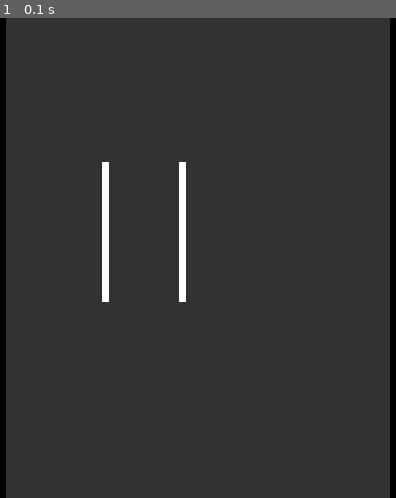
Above: before the commit, frame 1.
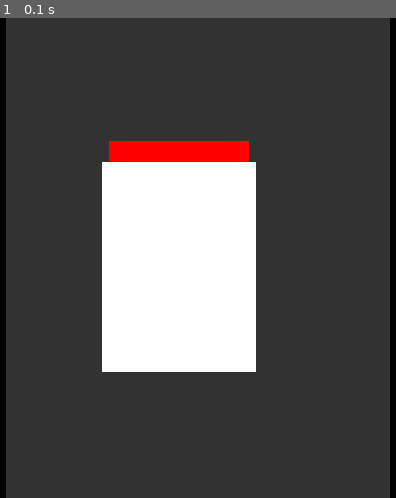
Above: after the commit, the same moment.

Repository: ArthyDeveloper/PyTris
Game: pygame game, started from main.py
The game is run twice, just before and just after one commit, with the same random seed, the same clock (stepped at 60 frames per second) and the same inputs.
Inputs:
- Up to frame 1 (0.1 s): no input

The runs differ from the first frame. In frame 1, 18% of the frame differs, in the area x 25-65%, y 25-74%.

Commit message:
Generating Columns and Rows, barriers and Phantom Zone.

Diff:
--- /dev/null
+++ b/game/logics.py
@@ -0,0 +1,21 @@
+# Generate Grid
+def generateGrid(cols: int, rows: int, phantom_rows: int):
+  grid = []
+  default_grid_block = [False, "white"]
+  phantom_grid_block = [False, "red"]
+
+  # Generating Phantom Rows
+  for _ in range(phantom_rows):
+    row = []
+    for _ in range(cols):
+      row.append(phantom_grid_block)
+    grid.append(row)
+
+  # Generating Normal Rows
+  for _ in range(rows):
+    row = []
+    for _ in range(cols):
+      row.append(default_grid_block)
+    grid.append(row)
+
+  return grid
--- a/game/pygame.py
+++ b/game/pygame.py
@@ -3,6 +3,9 @@
   start_screen_height,
   game_clock,
   background_color
+)
+from game.logics import (
+  generateGrid
 )
 import pygame, math, sys
 
@@ -13,16 +16,6 @@
   # Operations
   def scale(num):
     return int(min(game_surface_width, game_surface_height) * num)
-
-  def generateGrid(cols, rows):
-    out = []
-    for _ in range(rows):
-      row = []
-      for _ in range(cols):
-        row.append([False, "white"])
-      out.append(row)
-
-    return out
 
   # Screen and surfaces set up
   screen = pygame.display.set_mode((start_screen_width, start_screen_height), pygame.RESIZABLE)
@@ -35,6 +28,10 @@
 
   # Grid - Standard = 10 Cols, 20 Rows
   block_size = scale(0.02)
+  cols = 20
+  rows = 30
+  phantom_rows = 3
+  grid = generateGrid(cols, rows, phantom_rows)
 
   while True:
     # Variables
@@ -51,13 +48,19 @@
     game_surface = pygame.transform.scale(game_surface, (screen_width*0.8, screen_height))
 
     # Testing Grid
+    for row_idx, row in enumerate(grid):
+      for col_idx, col in enumerate(row):
+        x = int((game_surface_width * 0.25) + col_idx * block_size + block_size)
+        y = int(game_surface_height * 0.3 - phantom_rows * block_size) + (row_idx * block_size)
+        pygame.draw.rect(game_surface, col[1], pygame.Rect(x, y, block_size, block_size))
 
-    for i in range(20):
+    # Grid Barrier
+    for i in range(rows):
       x = int(game_surface_width * 0.25)
       y = int(game_surface_height * 0.3) + (i * block_size)
 
       pygame.draw.rect(game_surface, 'white', pygame.Rect(x, y, block_size, block_size))
-      pygame.draw.rect(game_surface, 'white', pygame.Rect(x + (11 * block_size), y, block_size, block_size))
+      pygame.draw.rect(game_surface, 'white', pygame.Rect(x + ((cols+1) * block_size), y, block_size, block_size))
 
     #pygame.draw.rect(game_surface, 'white', pygame.Rect(game_surface_center[0], game_surface_center[1], 5, 5))
     #pygame.draw.circle(game_surface, 'red', game_surface_center, scale(0.05))
